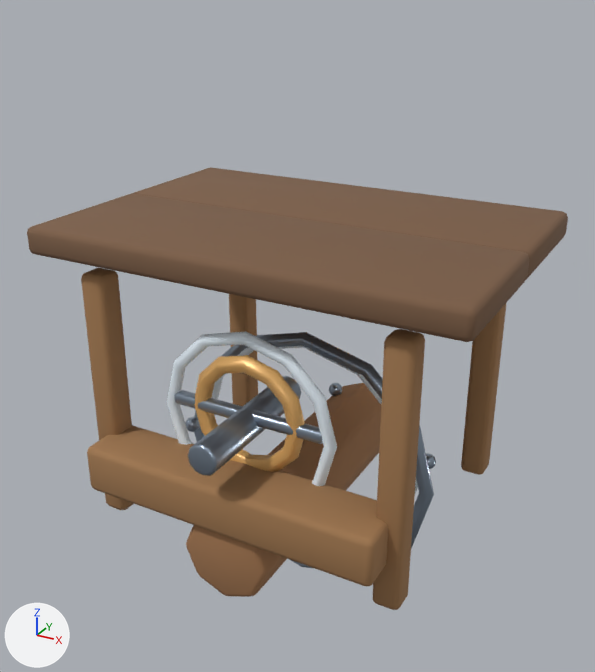
The Blender file assets-source/blender/buildings/lumberyard.blend as it was, and as the next commit left it.
Camera for both pictures: a 50 mm camera at (2.36, -4.4, 3.43) aimed at (-0.02, -0.08, 1.27). The lights are fixed; the arrows at lower left show +X, +Y and +Z. The picture after the commit comes second.

Objects in the first picture: 'logStack', 'plinth', 'plinthTrim', 'post.-1.0.-0.8', 'post.-1.0.0.8', 'post.1.0.-0.8', 'post.1.0.0.8', 'productionCore', 'roof.left', 'roof.right', 'sawGuard', 'sawWheel' and 5 more.
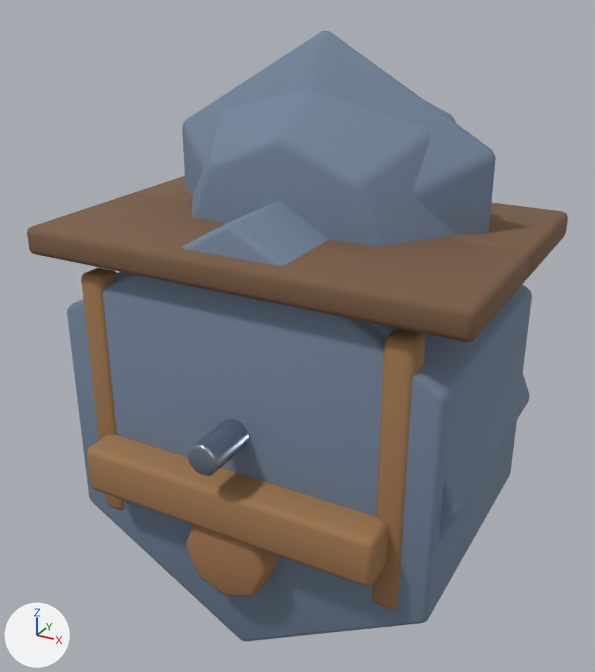
Pixel boxes [x1, y1, x2, y2] of what changed, in the pictures (595 x 672 px):
'LOD2_PROXY_base', added: after [67, 201, 532, 642]
'LOD1_PROXY_cap', added: after [192, 90, 457, 247]
'LOD2_PROXY_cap', added: after [182, 31, 496, 235]
'LOD1_PROXY_base', added (mostly hidden): after [114, 272, 530, 540]
'roof.left', unchanged, covered by the edit: before [132, 167, 568, 280]; after [132, 176, 568, 280]
'post.1.0.-0.8', unchanged, covered by the edit: before [461, 304, 506, 475]
'sawGuard', unchanged, covered by the edit: before [167, 332, 337, 486]
'productionCore', unchanged, covered by the edit: before [194, 355, 305, 472]

What changed in the scene script:
```text
Add mat_mat_lodproxy:
    mat_mat_lodproxy = principled_material('MAT_LODProxy')
    mat_mat_lodproxy.base_color = (0.18, 0.24, 0.34)  # greyish blue #76869e
    mat_mat_lodproxy.metallic = 0.05
    mat_mat_lodproxy.roughness = 0.92
Add me_cone_010:
    me_cone_010.from_pydata(...)  # a 6-sided cut cone along z (radius 1.28 at the low end, 0.56 at the high end) spanning x -1.11..1.11, y -1.28..1.28, z -0.25..0.25
    me_cone_010.polygons.foreach_set('use_smooth', [True] * 8)
    me_cone_010.materials.append(mat_mat_lodproxy)  # greyish blue #76869e
Add me_cylinder_121:
    me_cylinder_121.from_pydata(...)  # a 6-sided cylinder along z spanning x -1.26..1.26, y -1.45..1.45, z -0.88..0.88
    me_cylinder_121.polygons.foreach_set('use_smooth', [True] * 8)
    me_cylinder_121.materials.append(mat_mat_lodproxy)  # greyish blue #76869e
Add me_cone_009:
    me_cone_009.from_pydata(...)  # an 8-sided cut cone along z (radius 1.15 at the low end, 0.7 at the high end) spanning x -1.15..1.15, y -1.15..1.15, z -0.32..0.32
    me_cone_009.polygons.foreach_set('use_smooth', [True] * 10)
    me_cone_009.materials.append(mat_mat_lodproxy)  # greyish blue #76869e
Add me_cylinder_120:
    me_cylinder_120.from_pydata(...)  # an 8-sided cylinder along z spanning x -1.35..1.35, y -1.35..1.35, z -0.78..0.78
    me_cylinder_120.polygons.foreach_set('use_smooth', [True] * 10)
    me_cylinder_120.materials.append(mat_mat_lodproxy)  # greyish blue #76869e
Add ob_lod2_proxy_cap:
    ob_lod2_proxy_cap = bpy.data.objects.new('LOD2_PROXY_cap', me_cone_010)
    ob_lod2_proxy_cap.parent = ob_lod2
    ob_lod2_proxy_cap.location = (0.0, 1.88, 0.0)
    _m = ob_lod2_proxy_cap.modifiers.new('soft bevel', 'BEVEL')
    _m.width = 0.04
    _m.width_pct = 0.04
    _m.segments = 2
Add ob_lod2_proxy_base:
    ob_lod2_proxy_base = bpy.data.objects.new('LOD2_PROXY_base', me_cylinder_121)
    ob_lod2_proxy_base.parent = ob_lod2
    ob_lod2_proxy_base.location = (0.0, 0.78, 0.0)
    _m = ob_lod2_proxy_base.modifiers.new('soft bevel', 'BEVEL')
    _m.width = 0.035
    _m.width_pct = 0.035
    _m.segments = 2
Add ob_lod1_proxy_cap:
    ob_lod1_proxy_cap = bpy.data.objects.new('LOD1_PROXY_cap', me_cone_009)
    ob_lod1_proxy_cap.parent = ob_lod1
    ob_lod1_proxy_cap.location = (0.0, 1.88, 0.0)
    _m = ob_lod1_proxy_cap.modifiers.new('soft bevel', 'BEVEL')
    _m.width = 0.04
    _m.width_pct = 0.04
    _m.segments = 2
Add ob_lod1_proxy_base:
    ob_lod1_proxy_base = bpy.data.objects.new('LOD1_PROXY_base', me_cylinder_120)
    ob_lod1_proxy_base.parent = ob_lod1
    ob_lod1_proxy_base.location = (0.0, 0.78, 0.0)
    _m = ob_lod1_proxy_base.modifiers.new('soft bevel', 'BEVEL')
    _m.width = 0.035
    _m.width_pct = 0.035
    _m.segments = 2
```
